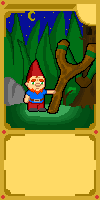
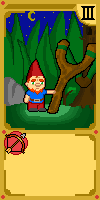
The second 100×200 image is a revision of the first. Changes to its layers:
added layer "Capa de pintura 2" (1st of 2) above "3" over (x1=4, y1=131, x2=28, y2=155)
added layer "3" above "Capa de pintura 2" over (x1=81, y1=6, x2=95, y2=20)
